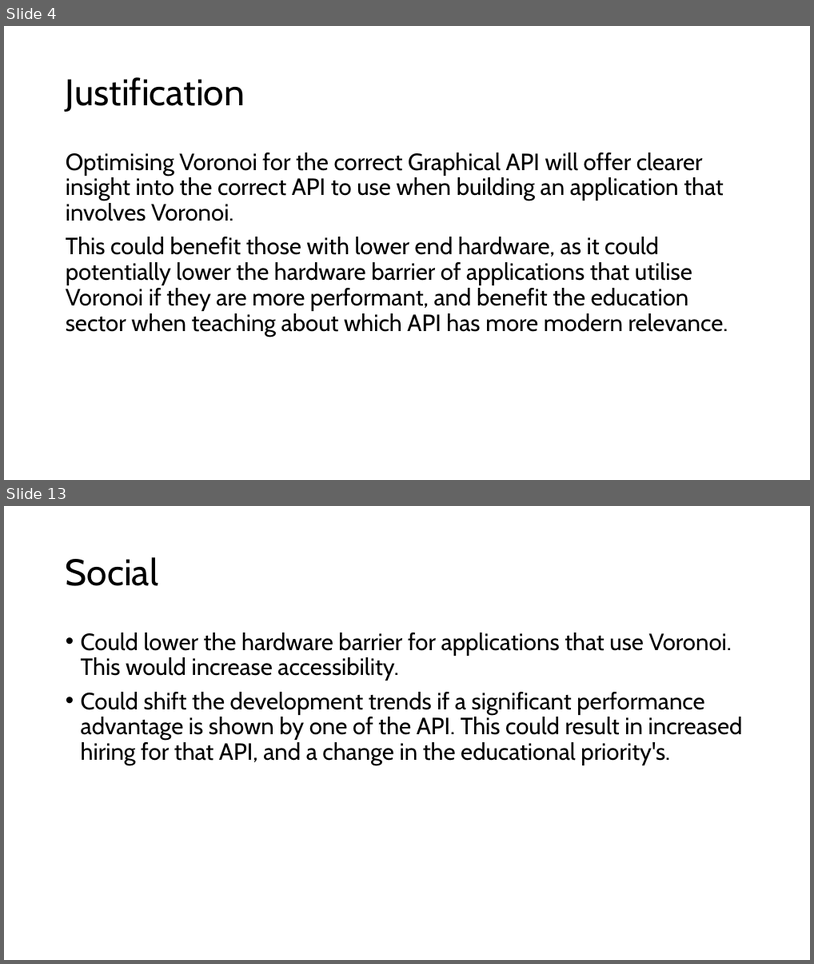
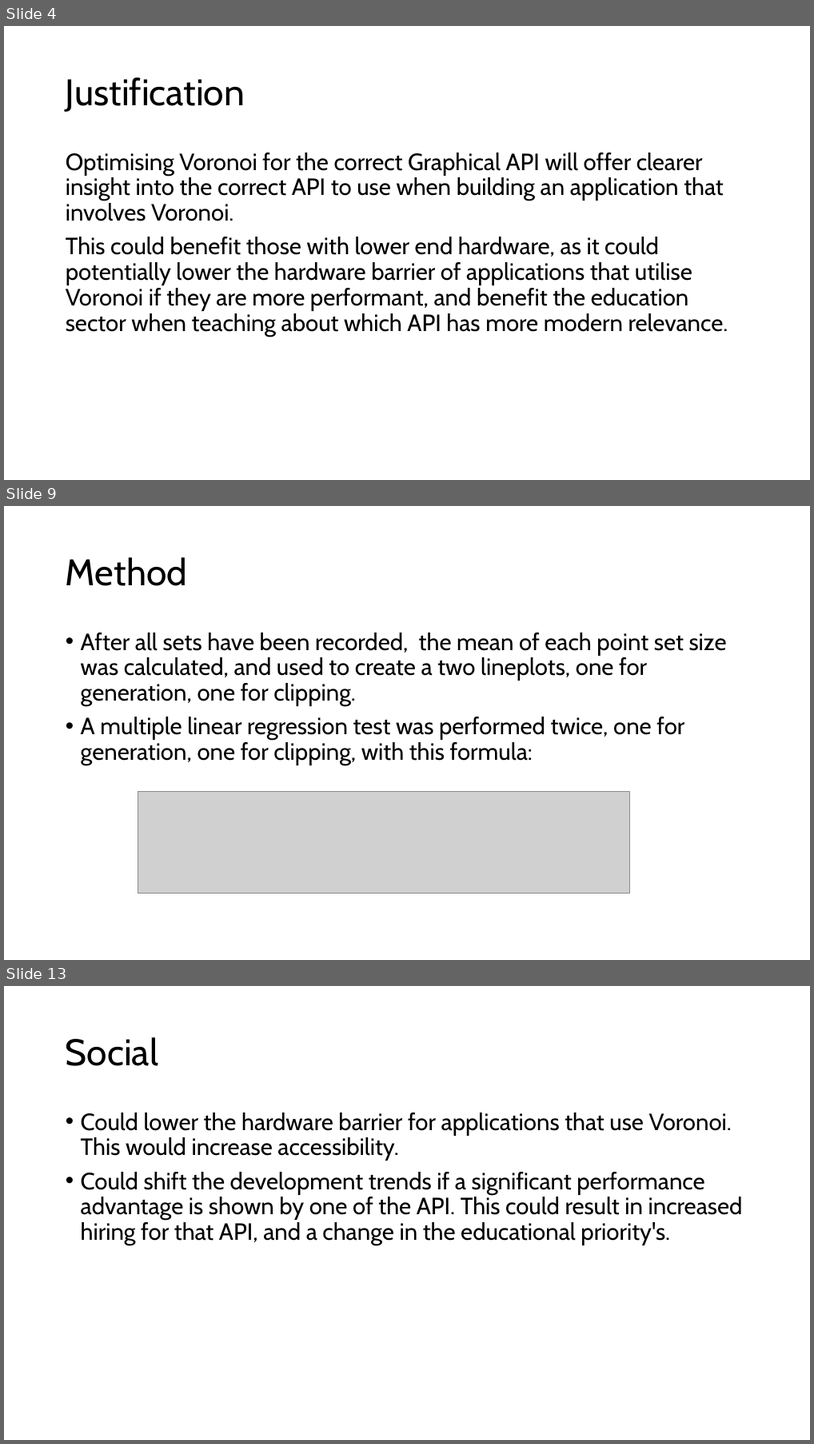
Before and after one commit to SamLGameDev/SamsEngine, a slide deck: Disertation/Proposal Presentation.pptx. Shown one above the other, each under a label of ours: slides 4 and 13 before the commit, slides 4, 9 and 13 after it; the slides between them are not shown. The pictures are 814x964 and 814x1444 pixels, drawn with LibreOffice and Linux fonts; fonts in the diff are those of the drawing; grey boxes stand for pictures. Boxes give left, top, right and bottom in pixels: in the first picture for what was removed or moved away, otherwise in the second. Text is boxed around its words. In the diff, an @@ line names an element or a change of style, - is before the commit and + after.

```diff
--- a/Disertation/Proposal Presentation.pptx
+++ b/Disertation/Proposal Presentation.pptx
@@ slide 9 added at (x1=4, y1=506, x2=810, y2=960), background #FFFFFF @@
@@ title added at (x1=66, y1=557, x2=187, y2=586), 44 pt, text #000000 @@
+Method
@@ text added at (x1=81, y1=632, x2=727, y2=765), 28 pt, text #000000 @@
+• After all sets have been recorded, the mean of each point set size was calculated, and used to create a two lineplots, one for generation, one for clipping.
+• A multiple linear regression test was performed twice, one for generation, one for clipping, with this formula:
@@ picture added at (x1=138, y1=792, x2=630, y2=893) @@
```
Also in this commit, not shown: 9 slides changed, 14 other slides added, 3 slides removed, 1 other file.
